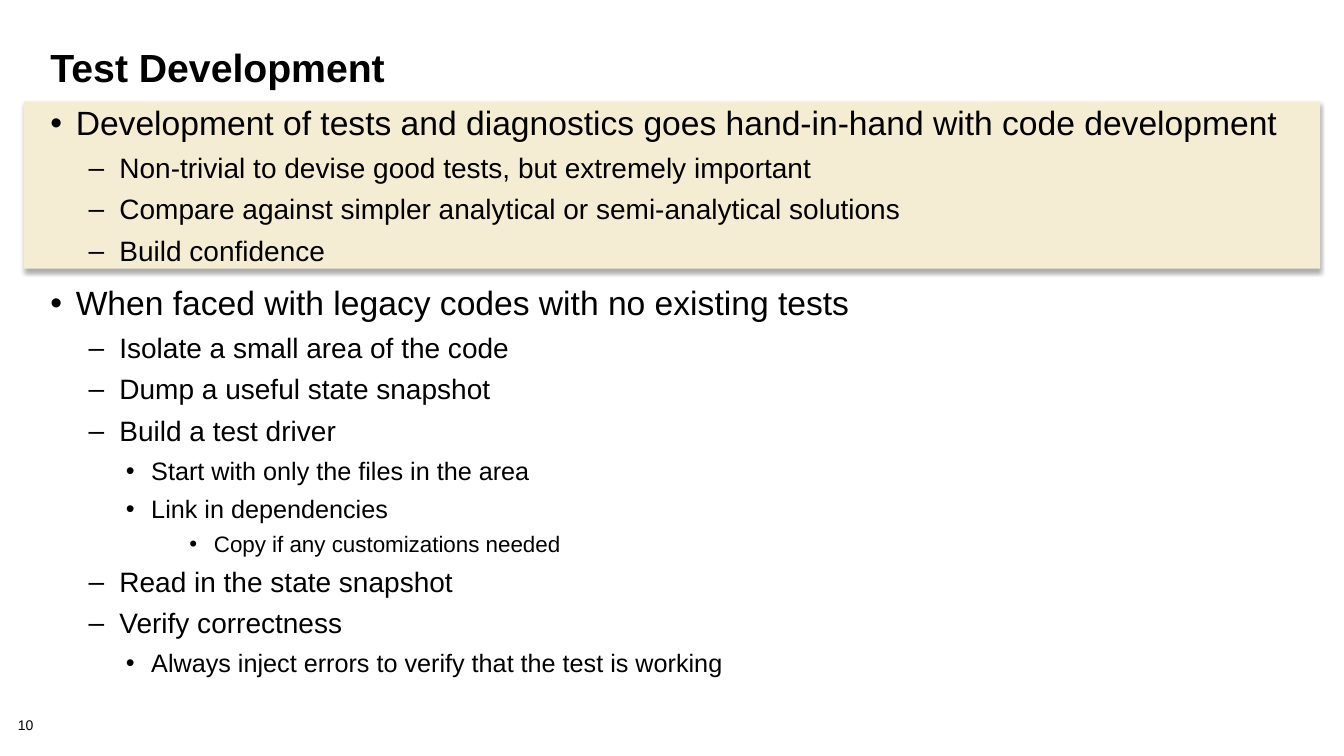
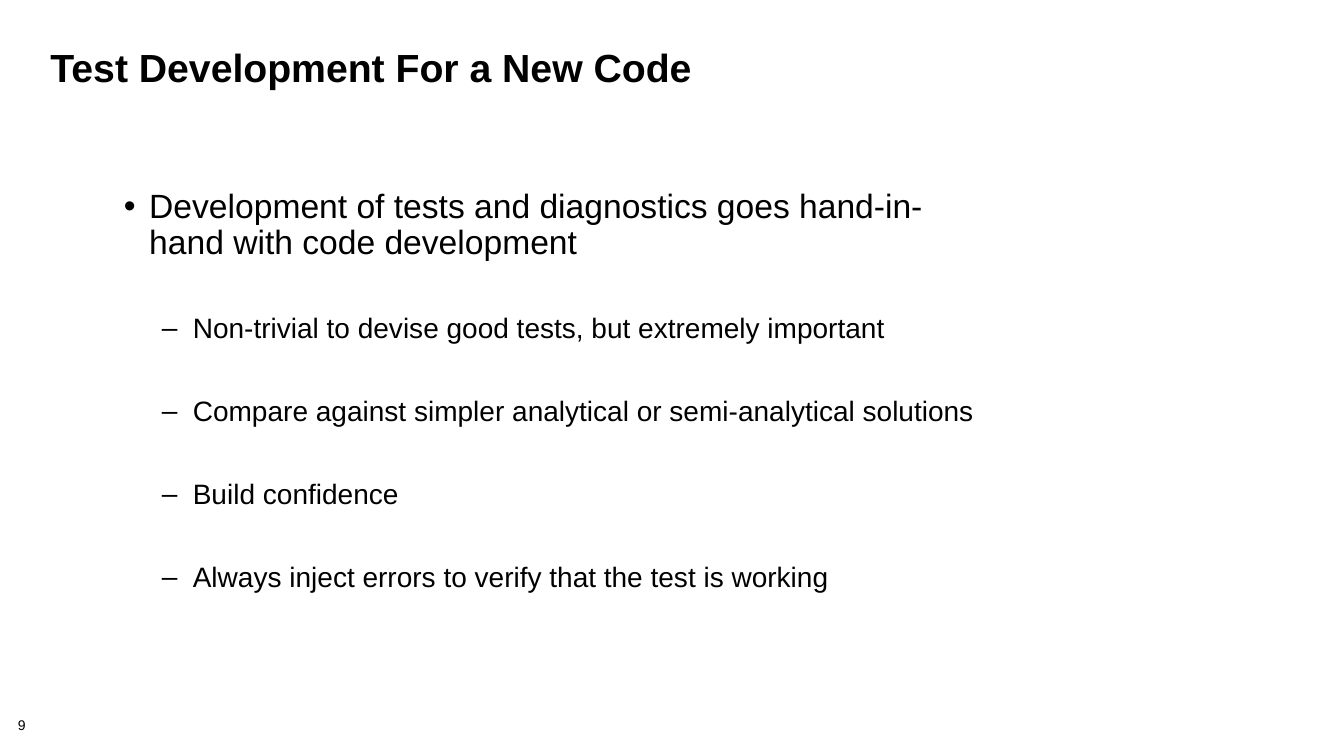
Before and after one commit to betterscientificsoftware/bssw-tutorial, a slide deck: slide 9 of presentations/05-testing.pptx (slide 10 before the commit). Drawn at 1344x756 pixels with LibreOffice and Linux fonts; fonts in the diff are those of the drawing; background and template pictures are left out. Boxes give left, top, right and bottom in pixels: in the first picture for what was removed or moved away, otherwise in the second. Text is boxed around its words. In the diff, an @@ line names an element or a change of style, - is before the commit and + after.

```diff
--- a/presentations/05-testing.pptx
+++ b/presentations/05-testing.pptx
@@ title at <box>50,53,692,90</box>: text changed @@
-Test Development
+Test Development For a New Code
@@ rectangle removed at <box>24,102,1320,269</box> @@
@@ text "Development of tests and diagnostics ...": place and size @@
-text "Development of tests and diagnostics ..." at <box>76,110,1276,678</box>
+text "Development of tests and diagnostics ..." at <box>149,193,974,592</box>
@@ text at <box>76,290,849,638</box>: paragraphs removed @@
-• When faced with legacy codes with no existing tests
-  – Isolate a small area of the code
-  – Dump a useful state snapshot
-  – Build a test driver
-    • Start with only the files in the area
-    • Link in dependencies
-        • Copy if any customizations needed
-  – Read in the state snapshot
-  – Verify correctness
@@ text at <box>193,566,829,592</box>: size 18 to 20 pt in "Always inject errors to verify that the ..."; bullet • to –; list level 3 to 2 in "Always inject errors to verify ..." @@
@@ page number at <box>18,720,26,730</box>: text changed @@
-10
+9
```
Also in this commit, not shown: 14 other slides changed, 5 slides removed, 2 other files.
